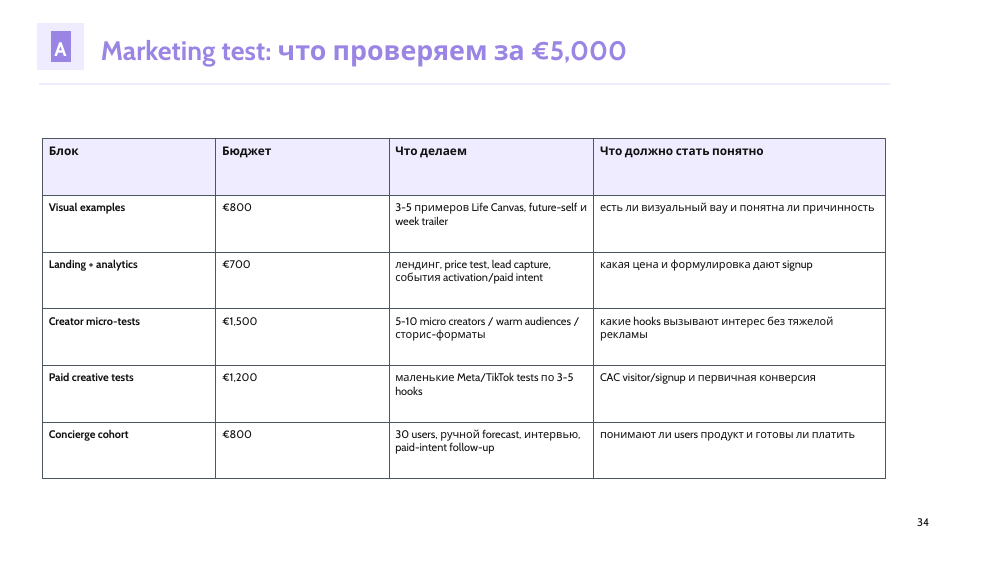
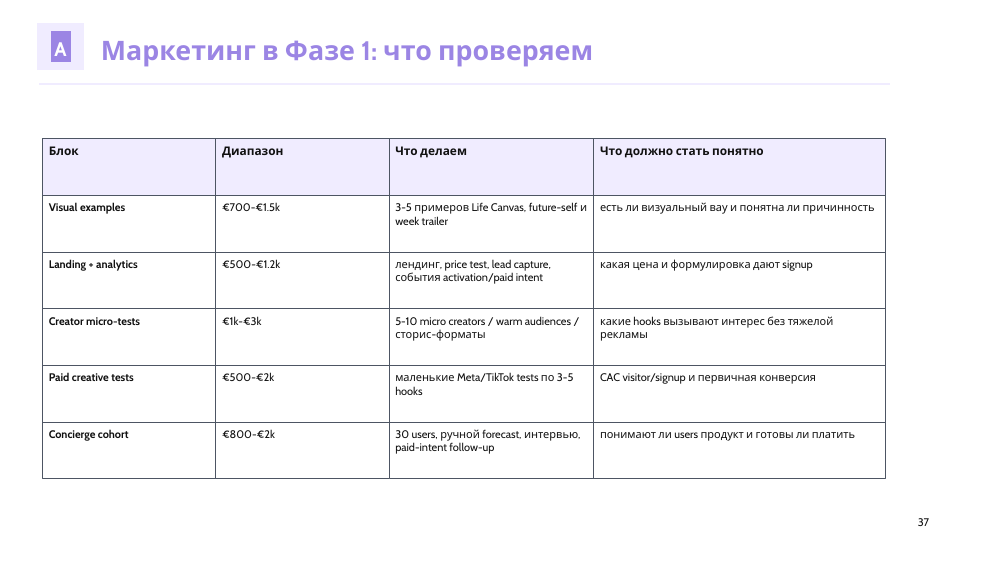
Before and after one commit to kirbudilov01/alina-research, a slide deck: slide 37 of output/pptx/AURA_TRENDVI_STYLE_DECK.pptx (slide 34 before the commit). Drawn at 1008x567 pixels with LibreOffice and Linux fonts; fonts in the diff are those of the drawing. Boxes give left, top, right and bottom in pixels: in the first picture for what was removed or moved away, otherwise in the second. Text is boxed around its words. In the diff, an @@ line names an element or a change of style, - is before the commit and + after.

```diff
--- a/output/pptx/AURA_TRENDVI_STYLE_DECK.pptx
+++ b/output/pptx/AURA_TRENDVI_STYLE_DECK.pptx
@@ text at [101,40,593,67]: text changed @@
-Marketing test: что проверяем за €5,000
+Маркетинг в Фазе 1: что проверяем
@@ text at [222,146,283,158]: text changed @@
-Бюджет
+Диапазон
@@ text at [222,202,280,211]: text changed @@
-€800
+€700-€1.5k
@@ text at [222,259,280,268]: text changed @@
-€700
+€500-€1.2k
@@ text at [222,316,262,325]: text changed @@
-€1,500
+€1k-€3k
@@ text at [222,372,274,381]: text changed @@
-€1,200
+€500-€2k
@@ text at [222,429,275,438]: text changed @@
-€800
+€800-€2k
@@ text at [918,518,930,526]: text changed @@
-34
+37
```
Also in this commit, not shown: 13 other slides changed, 3 slides added, 4 other files.
